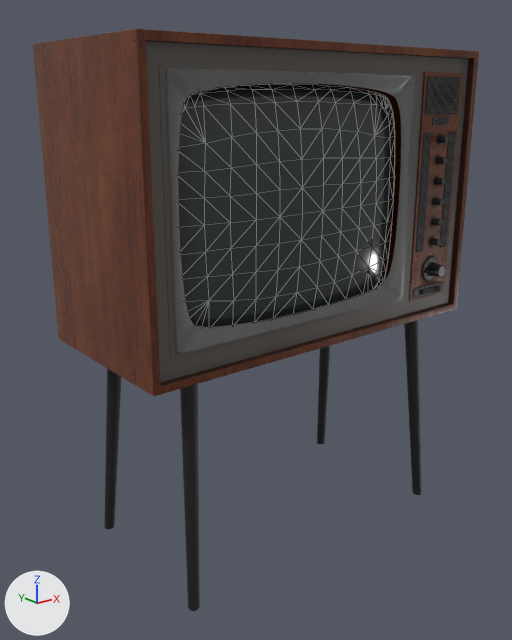
One commit to the glTF model video-on-mesh/assets/glb/retro-tv.glb: the scene before it, then after it.
One viewpoint serves both versions: a 50 mm camera at (-4.54, -3.48, 5.28) aimed at (0.44, 2.74, 2.79). The axes (+X, +Y, +Z) are drawn at lower left. The lights are the same throughout. Mesh edges are drawn as thin lines on the coarser meshes. Where no turn or scale is listed for an object, it has been applied to the vertices.

Names of what the first picture shows: 'Cube001_1', 'TV_Main_0'.
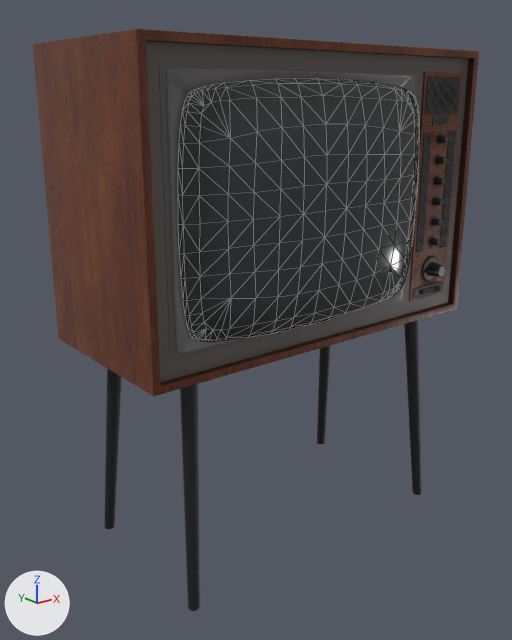
The edits, one by one:
Object 'Cube001_1' (ob_cube001_1) moves from (-0.000148, 0.0988, 0.053) to (-0.153, -1.931, -0.0121).
Object 'Cube001_1' (ob_cube001_1) turns from (0, 0, 0) to (-0.8, -0.6, -180) degrees about x, y and z.

Pixel boxes [x1, y1, x2, y2] of what changed, in the pictures (512 x 640 px):
'Cube001_1', moved, turned: before [178, 84, 395, 327]; after [178, 78, 420, 341]
